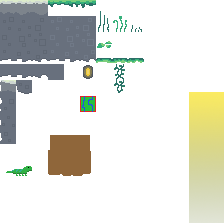
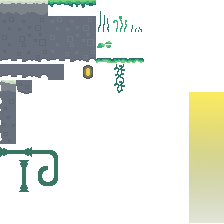
Layers edited between the first and the second w=224, h=224 image:
painted on "Layer 12" over bbox(80, 96, 96, 112)
painted on "Layer 5" over bbox(48, 135, 91, 176)
added layer "Layer 14" above "Layer 4 copy 6" over bbox(0, 147, 58, 192)
painted on "Layer 4 copy 6" over bbox(6, 166, 32, 176)
